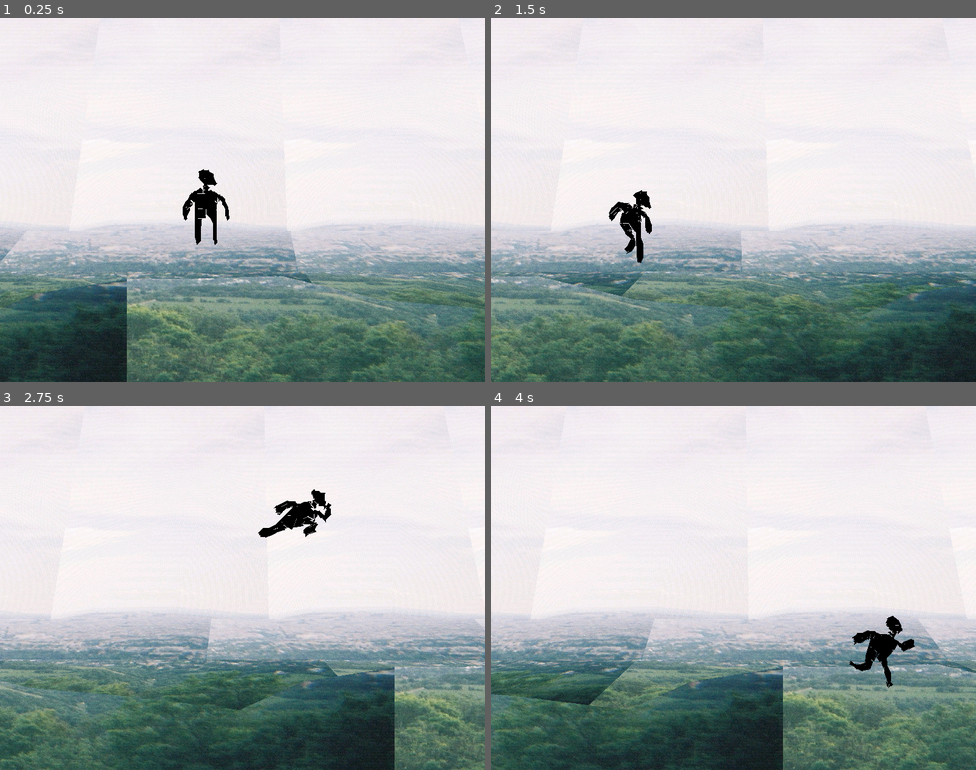
Above: before the commit, frames 1-4 (two rows, left to right).
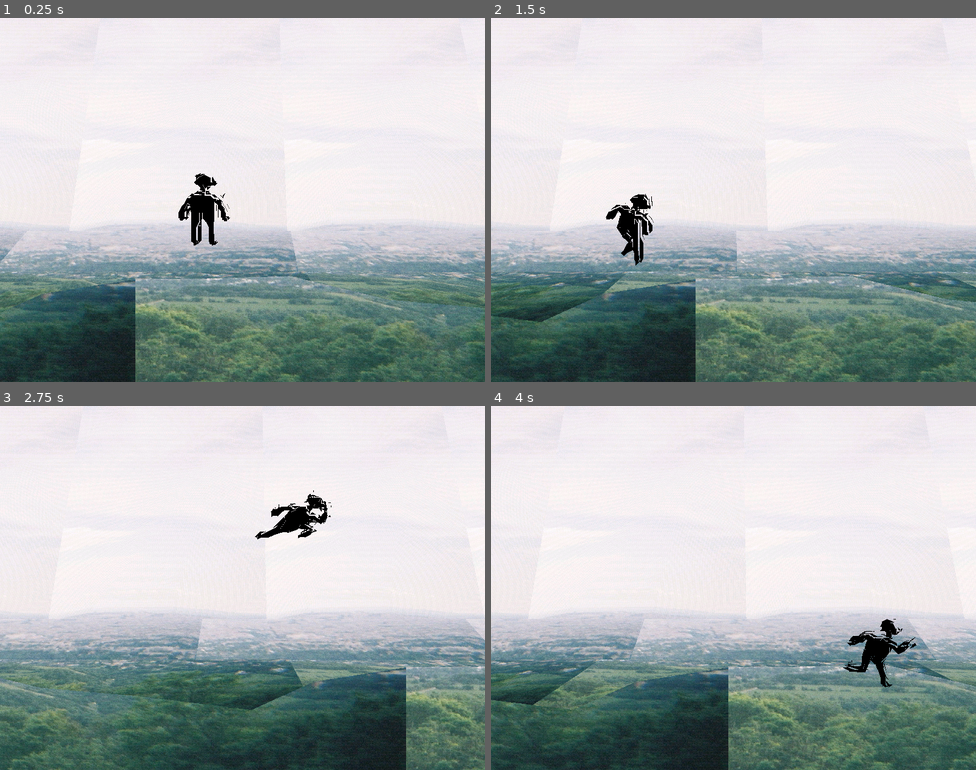
Above: after the commit, the same moments.

Repository: TanelMarran/videogames-inside
Game: Godot game, scene res://scenes/levels/level_world.tscn
Two runs of this game, one before a commit and one after it. Both use one fixed random seed, a clock stepped at 60 frames per second and the inputs below.
Inputs (mouse positions are in pixels of both pictures, inside the frame that each line leads up to):
- Up to frame 1 (0.25 s): no input
- Up to frame 2 (1.5 s): move the mouse to (840, 181) at 0.52 s; hold D (key_right) 0.53-1.28 s; move the mouse to (636, 218) at 1.27 s; hold S (key_down) from 1.28 s (still down)
- Up to frame 3 (2.75 s): move the mouse to (291, 507) at 2.02 s; release S (key_down) at 2.03 s; hold D (key_right) from 2.03 s (still down)
- Up to frame 4 (4 s): move the mouse to (709, 660) at 2.77 s; release D (key_right) at 2.78 s; hold W (key_up) 2.78-3.53 s; move the mouse to (879, 642) at 3.52 s; hold A (key_left) from 3.53 s (still down)

The runs differ from the first frame. In frame 1, 8.0% of the frame differs, in the area x 0-100%, y 41-100%; in frame 2, 27%, in the area x 0-100%, y 5-100%; in frame 3, 13%; in frame 4, 18%.

Commit message:
[main] adds resting speed

Diff:
--- a/scenes/global/cls_global.gd
+++ b/scenes/global/cls_global.gd
@@ -1,10 +1,11 @@
 extends Node
 
 @export_range(0, 100, 0.01) var scroll_reset_speed: float = .1
+@export var resting_scroll_speed = .8;
 var scroll_speed: float = 1.0
 
 func _ready():
 	Input.mouse_mode = Input.MOUSE_MODE_VISIBLE
 
 func _physics_process(delta):
-	Global.scroll_speed += (1 - Global.scroll_speed) * scroll_reset_speed * delta
+	Global.scroll_speed += (resting_scroll_speed - Global.scroll_speed) * scroll_reset_speed * delta
--- a/scenes/objects/parkourguy/gd_parkour_guy.gd
+++ b/scenes/objects/parkourguy/gd_parkour_guy.gd
@@ -87,6 +87,7 @@
 	if (_smear_update_buffer == 0):
 		update_spear()
 		_smear_update_buffer = smear_update_frequency
+		_smear_update_buffer = smear_update_frequency
 
 	if (_pose_update_buffer == 0):
 		update_pose()
--- a/scenes/objects/parkourguy/mat_parkour_guy.tres
+++ b/scenes/objects/parkourguy/mat_parkour_guy.tres
@@ -8,6 +8,6 @@
 shader_parameter/u_color = Color(0, 0, 0, 1)
 shader_parameter/snap_size = 0.07
 shader_parameter/time_scale = 0.01
-shader_parameter/splice_direction = Vector3(-0.09, -0.03, 0)
+shader_parameter/splice_direction = Vector3(-0.04, -0.08, -0.14)
 shader_parameter/movement_direction = Vector3(0, 0, 9.2)
 shader_parameter/movement_strength = 0.0
--- a/scenes/objects/parkourguy/scn_parkour_guy.tscn
+++ b/scenes/objects/parkourguy/scn_parkour_guy.tscn
@@ -6,11 +6,11 @@
 [ext_resource type="Shader" uid="uid://bgim8gsv0cywr" path="res://scenes/objects/parkourguy/mat_parkour_guy.gdshader" id="4_7eg8d"]
 
 [sub_resource type="Curve" id="Curve_exb10"]
-_data = [Vector2(0, 0), 0.0, 0.0, 0, 0, Vector2(1, 1), 3.020468, 0.0, 0, 0]
+_data = [Vector2(0, 0), 0.0, -0.12504937, 0, 0, Vector2(0.98754245, 0.9916068), 2.5354364, 0.0, 0, 0]
 point_count = 2
 
 [sub_resource type="Curve" id="Curve_7eg8d"]
-_data = [Vector2(0, 0), 0.0, 0.0, 0, 0, Vector2(1, 1), 3.001331, 0.0, 0, 0]
+_data = [Vector2(0, 0), 0.0, 0.0, 0, 0, Vector2(0.9906543, 1), 1.423594, 0.0, 0, 0]
 point_count = 2
 
 [sub_resource type="ShaderMaterial" id="ShaderMaterial_tm325"]
@@ -46,7 +46,7 @@
 [sub_resource type="AnimationNodeBlend2" id="AnimationNodeBlend2_tm325"]
 
 [sub_resource type="AnimationNodeBlendTree" id="AnimationNodeBlendTree_exb10"]
-graph_offset = Vector2(158.23395, -183.09569)
+graph_offset = Vector2(121.255005, -590.8296)
 nodes/output/position = Vector2(1080, -80)
 nodes/Rest/node = SubResource("AnimationNodeAnimation_tm325")
 nodes/Rest/position = Vector2(680, 210)
@@ -81,9 +81,9 @@
 acceleration_strength = 5.0
 acceleration_min_speed = 0.7
 acceleration_max_speed = 2.0
-smear_strength = 10.0
+smear_strength = 57.0
 smear_curve = SubResource("Curve_7eg8d")
-smear_update_frequency = 8.0
+smear_update_frequency = 21.0
 
 [node name="parkour_guy" parent="." unique_id=1830610544 instance=ExtResource("2_27rq0")]
 
Not shown, changed: models/parkour_guy.blend
Not shown, changed: models/parkour_guy.blend1
